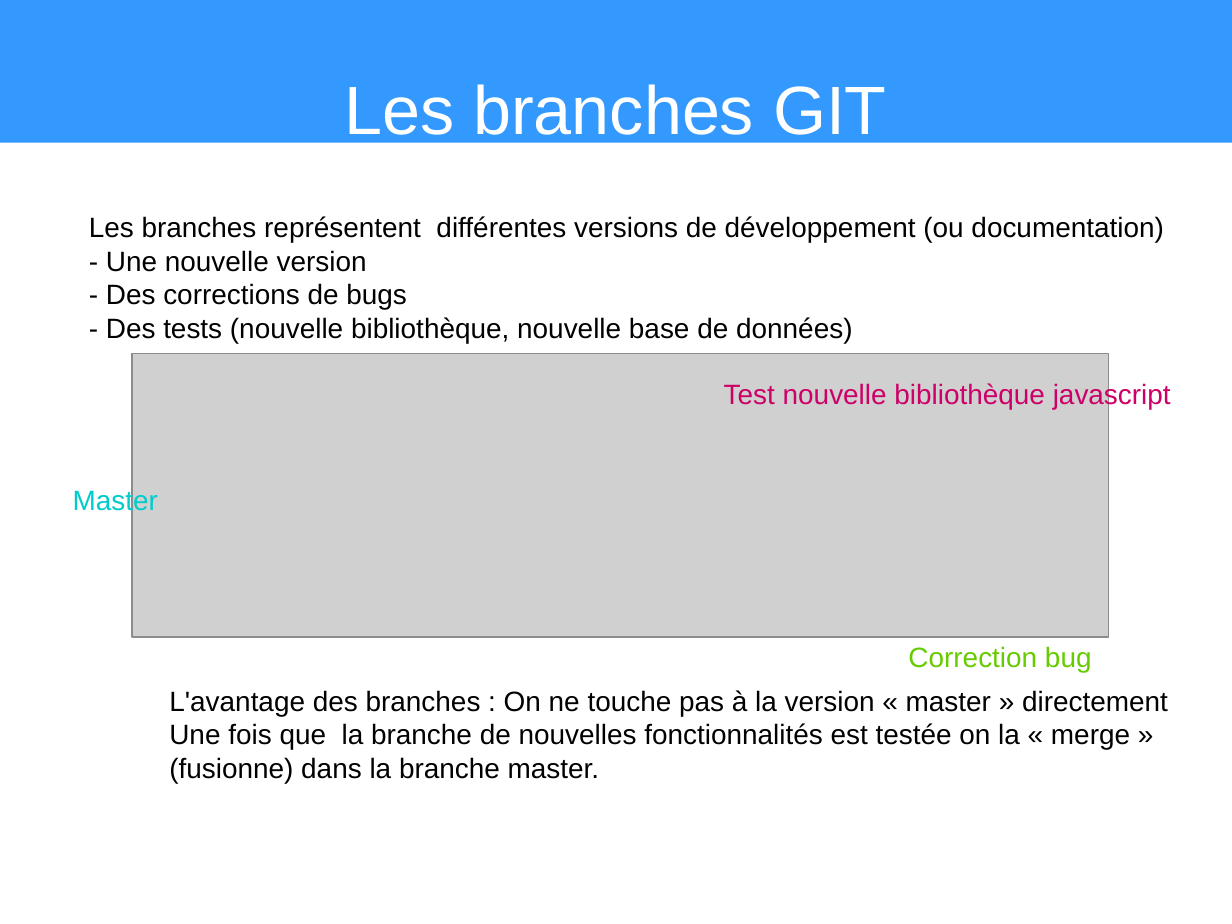
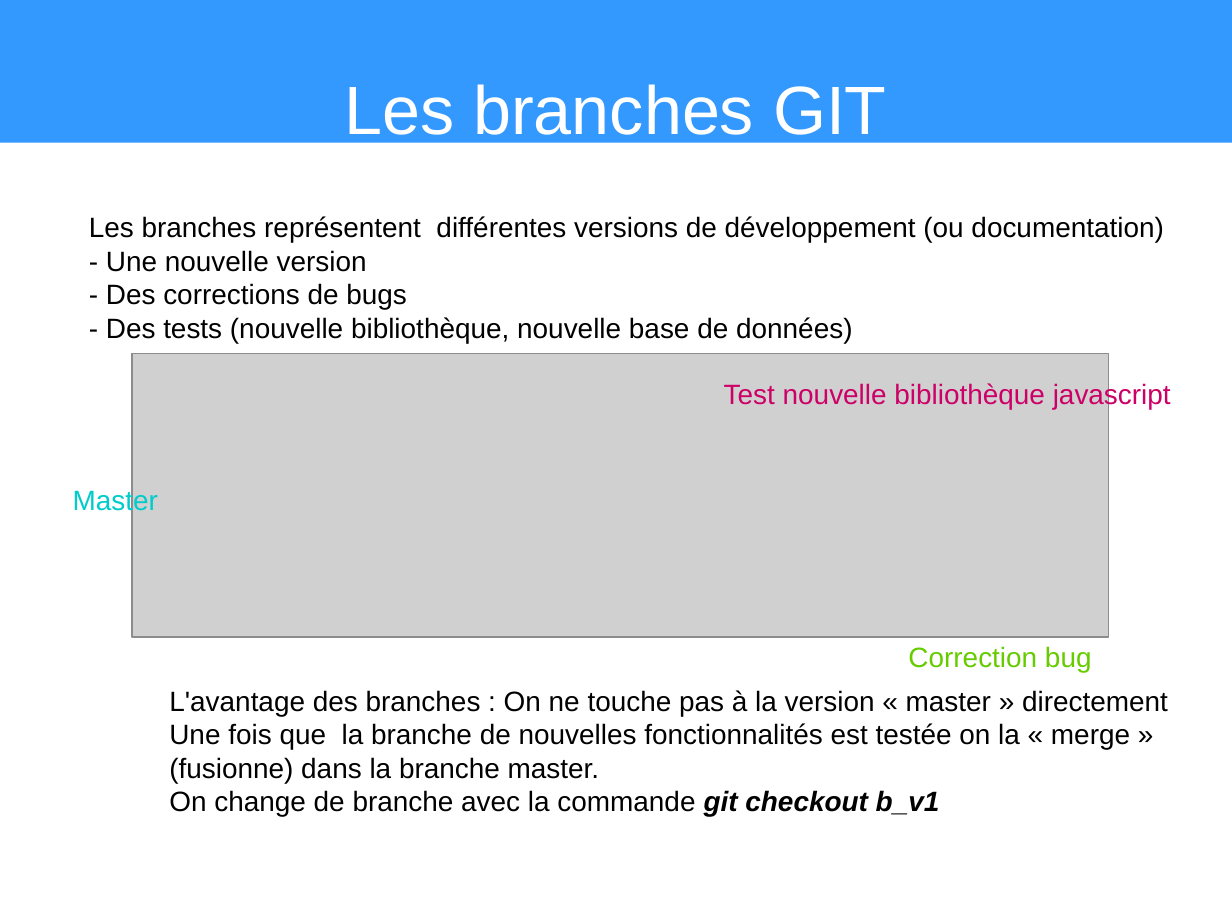
Before and after one commit to heylve/current, a slide deck: slide 11 of Presentations/git_explained.odp. Drawn at 1232x924 pixels with LibreOffice and Linux fonts; fonts in the diff are those of the drawing; grey boxes stand for pictures. Boxes give left, top, right and bottom in pixels: in the first picture for what was removed or moved away, otherwise in the second. Text is boxed around its words. In the diff, an @@ line names an element or a change of style, - is before the commit and + after.

```diff
--- a/Presentations/git_explained.odp
+++ b/Presentations/git_explained.odp
@@ text at [169, 790, 940, 816]: paragraph added @@
+On change de branche avec la commande git checkout b_v1
```
Also in this commit, not shown: 3 other slides changed.
